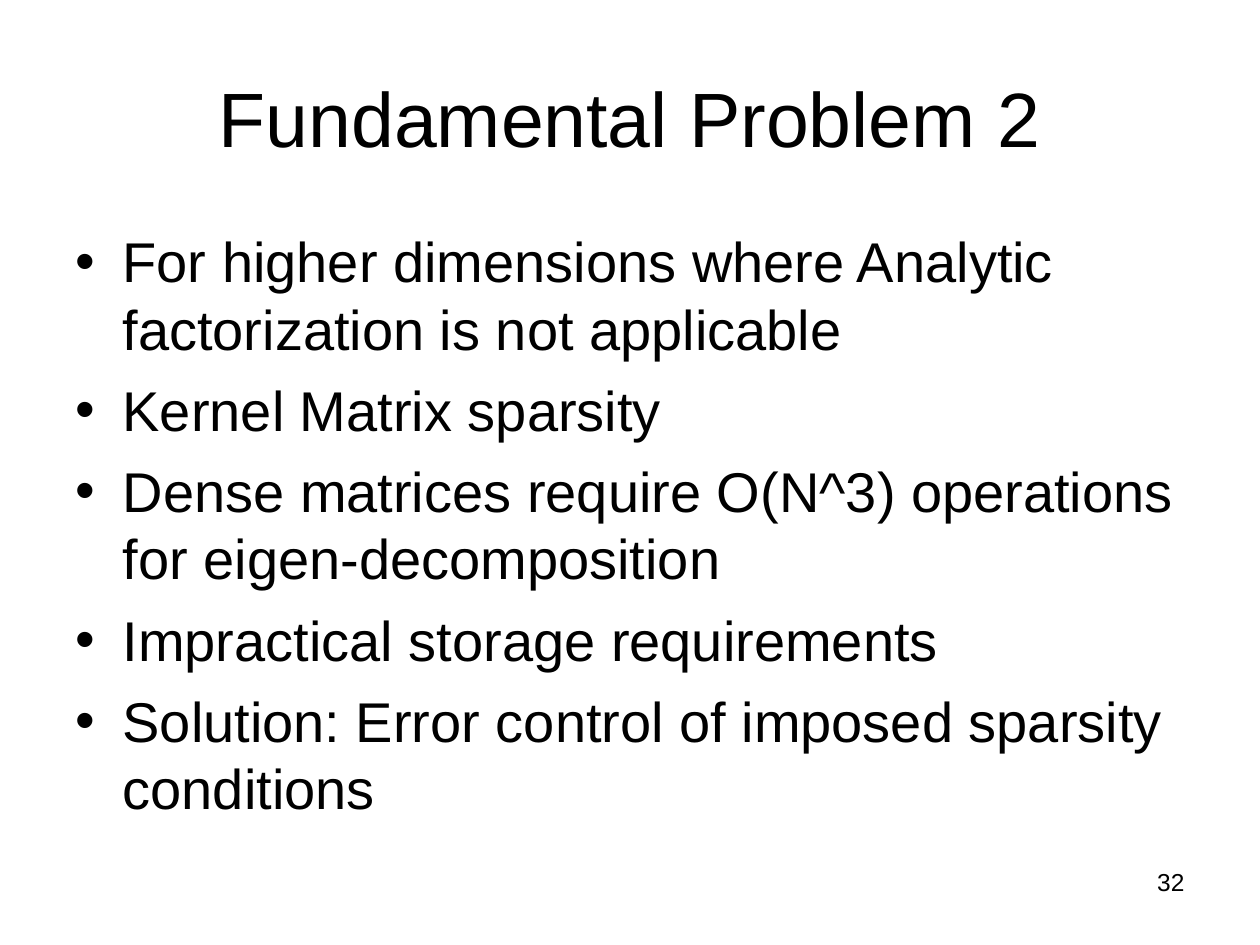
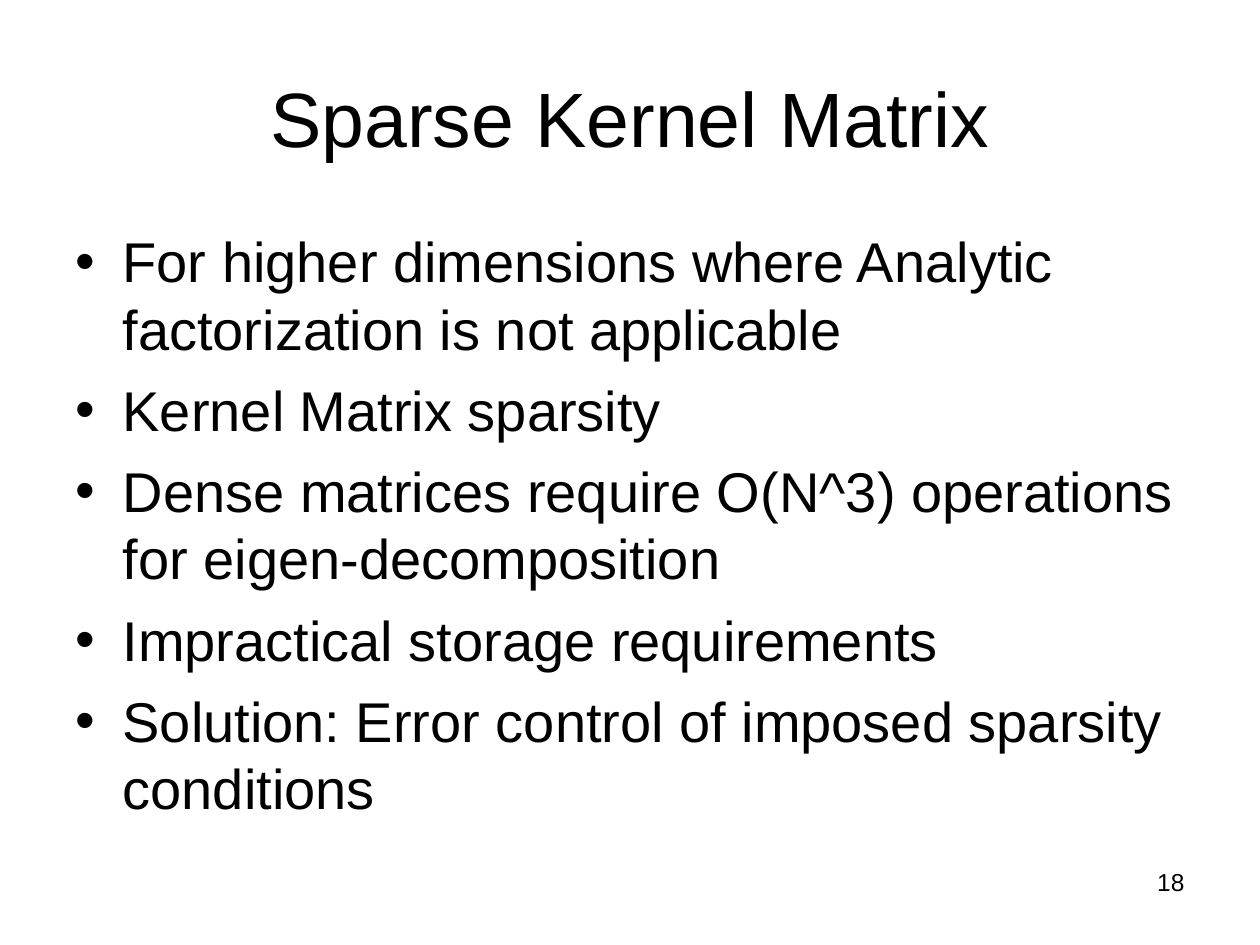
Before and after one commit to subailong/mlpack, a slide deck: slide 18 of fastlib/u/nvasil/docs/proposal/proposal.ppt (slide 32 before the commit). Drawn at 1260x945 pixels with LibreOffice and Linux fonts; fonts in the diff are those of the drawing. Boxes give left, top, right and bottom in pixels: in the first picture for what was removed or moved away, otherwise in the second. Text is boxed around its words. In the diff, an @@ line names an element or a change of style, - is before the commit and + after.

```diff
--- a/fastlib/u/nvasil/docs/proposal/proposal.ppt
+++ b/fastlib/u/nvasil/docs/proposal/proposal.ppt
@@ title at (270,91,988,162): text changed @@
-Fundamental Problem 2
+Sparse Kernel Matrix
@@ page number at (1157,874,1184,892): text changed @@
-32
+18
```
Also in this commit, not shown: 22 other slides changed, 11 slides added, 9 slides removed.
